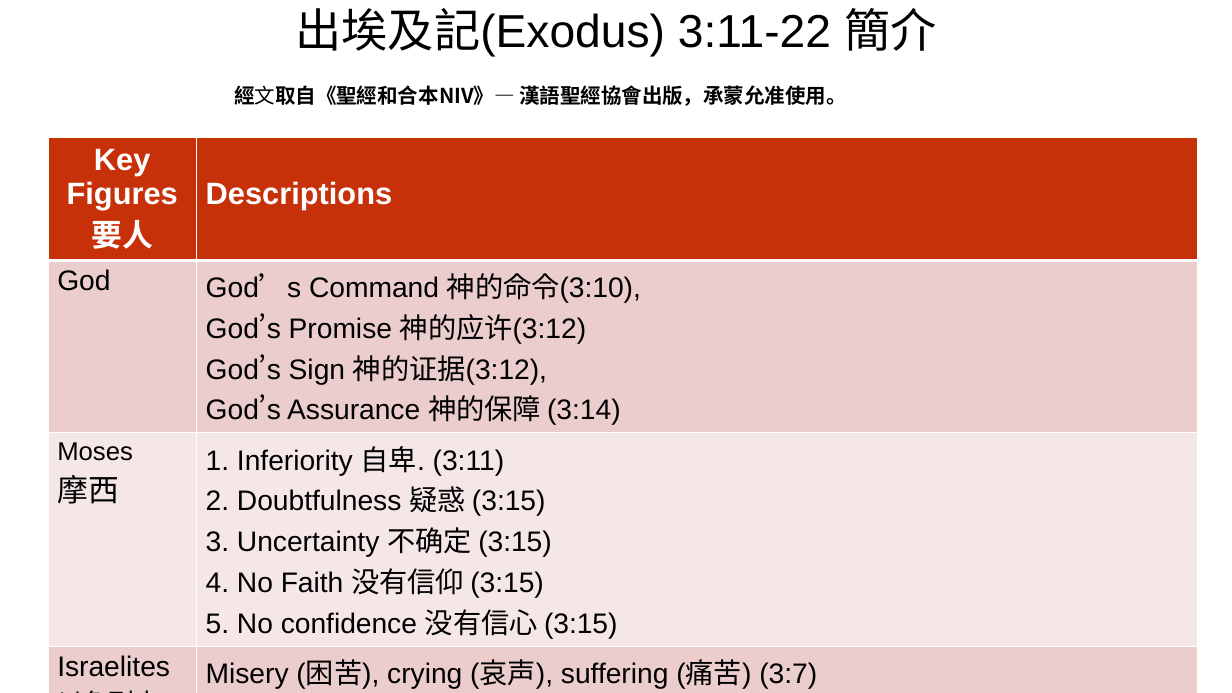
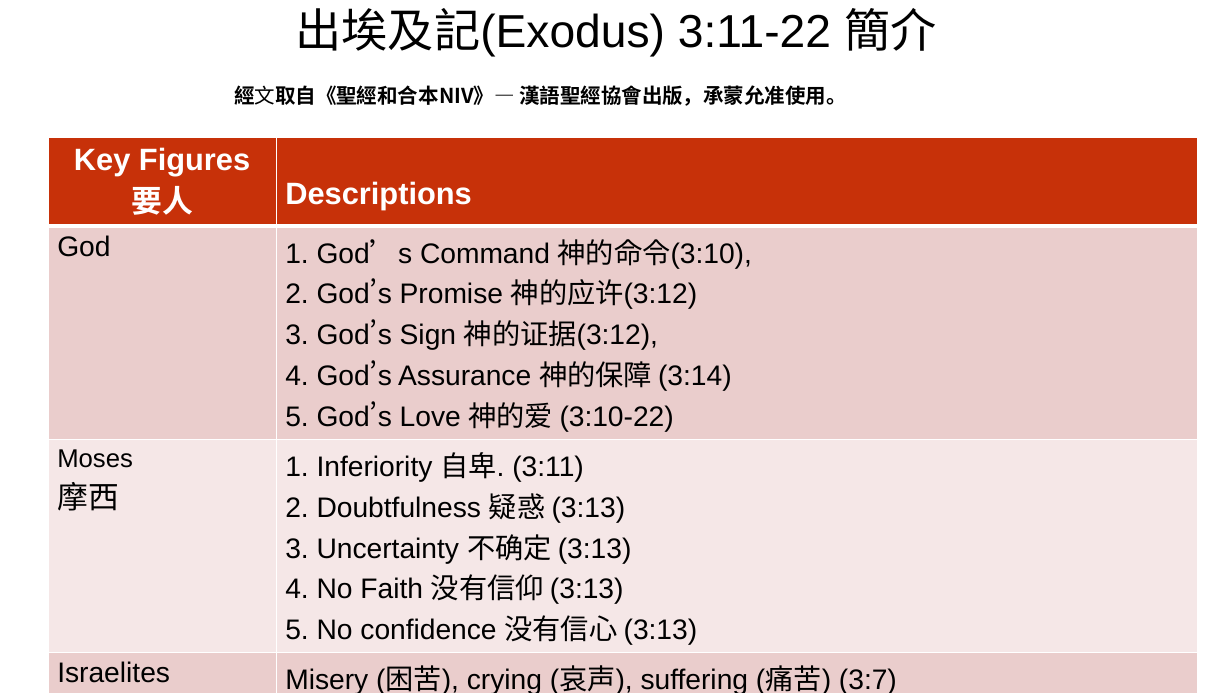
Before and after one commit to wdingbox/accc_2025_pp, a slide deck: slide 2 of ppt/Exodus/exo3_11-22.pptx. Drawn at 1232x693 pixels with LibreOffice and Linux fonts; fonts in the diff are those of the drawing; background and template pictures are left out. Boxes give left, top, right and bottom in pixels: in the first picture for what was removed or moved away, otherwise in the second. Text is boxed around its words. In the diff, an @@ line names an element or a change of style, - is before the commit and + after.

```diff
--- a/ppt/Exodus/exo3_11-22.pptx
+++ b/ppt/Exodus/exo3_11-22.pptx
@@ table at bbox=[48, 138, 1199, 693] @@
-row 1, column 1: Key Figures要人
+row 1, column 1: Key Figures / 要人
-row 2, column 2: God’s Command 神的命令(3:10), / God’s Promise 神的应许(3:12) / God’s Sign 神的证据(3:12), / God’s Assurance 神的保障 (3:14)
+row 2, column 2: 1. God’s Command 神的命令(3:10), / 2. God’s Promise 神的应许(3:12) / 3. God’s Sign 神的证据(3:12), / 4. God’s Assurance 神的保障 (3:14) / 5. God’s Love 神的爱 (3:10-22)
-row 3, column 2: 1. Inferiority 自卑. (3:11) / 2. Doubtfulness 疑惑 (3:15) / 3. Uncertainty 不确定 (3:15) / 4. No Faith 没有信仰 (3:15) / 5. No confidence 没有信心 (3:15)
+row 3, column 2: 1. Inferiority 自卑. (3:11) / 2. Doubtfulness 疑惑 (3:13) / 3. Uncertainty 不确定 (3:13) / 4. No Faith 没有信仰 (3:13) / 5. No confidence 没有信心 (3:13)
```
Also in this commit, not shown: 1 other file.
